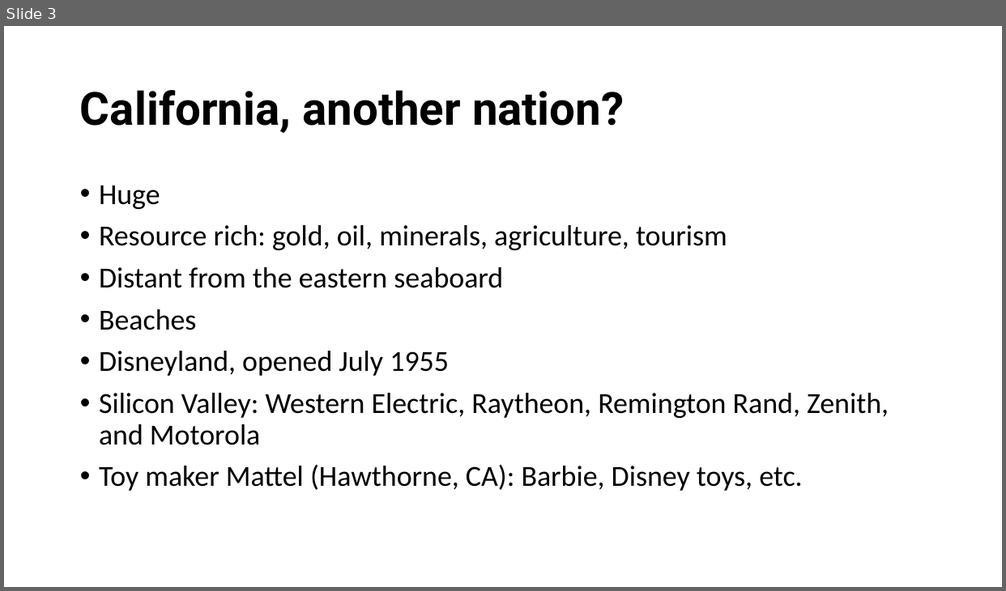
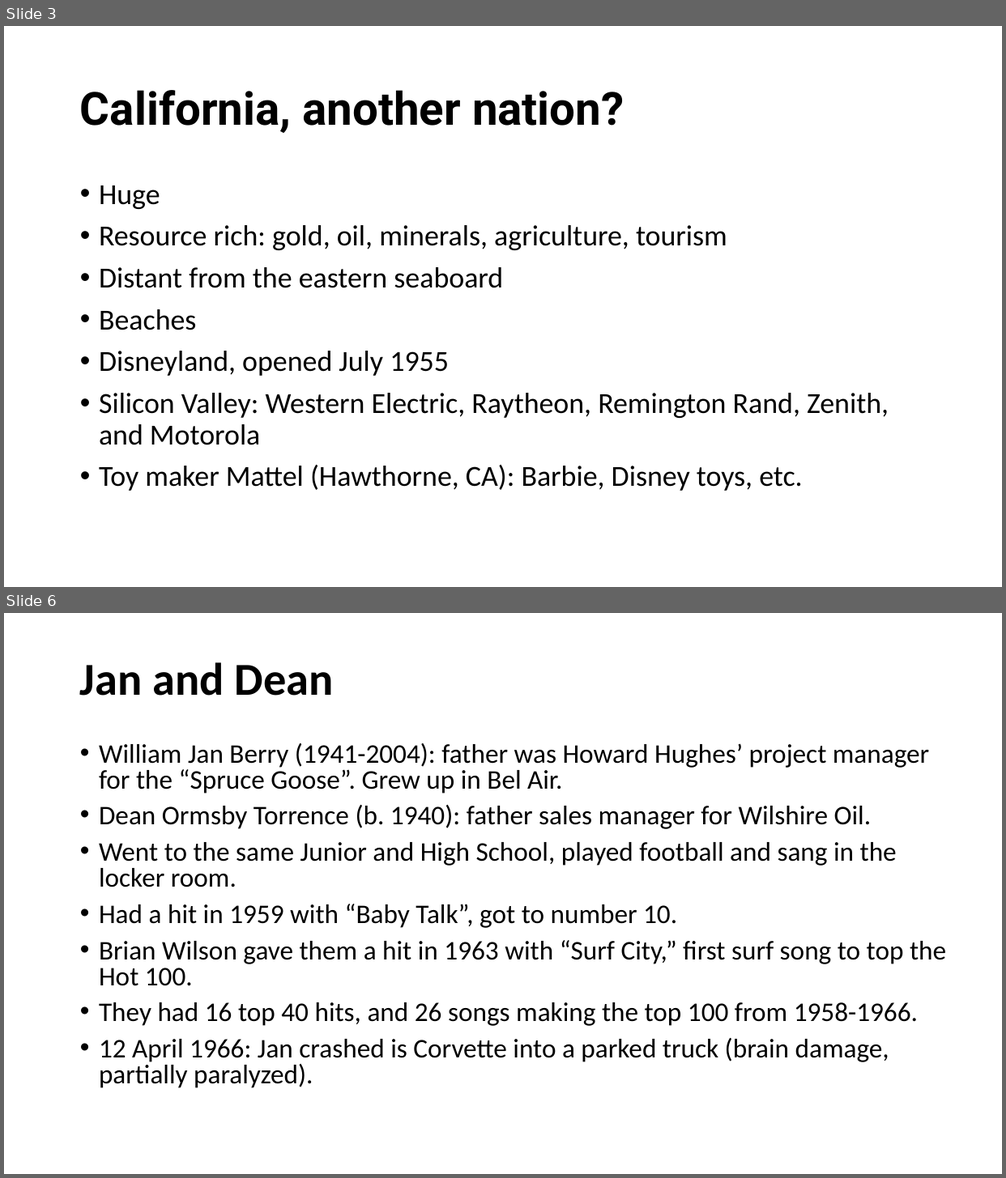
Before and after one commit to mrbaker1917/website, a slide deck: HSTR121/ppts/Beach Boys, Surf Music, and Hot.pptx. Shown one above the other, each under a label of ours: slide 3 before the commit, slides 3 and 6 after it; the slides between them are not shown. The pictures are 1006x591 and 1006x1178 pixels, drawn with LibreOffice and Linux fonts; fonts in the diff are those of the drawing; background and template pictures are left out. Boxes give left, top, right and bottom in pixels: in the first picture for what was removed or moved away, otherwise in the second. Text is boxed around its words. In the diff, an @@ line names an element or a change of style, - is before the commit and + after.

Commit message:
Added to BB and Jan and Dean

```diff
--- a/HSTR121/ppts/Beach Boys, Surf Music, and Hot.pptx
+++ b/HSTR121/ppts/Beach Boys, Surf Music, and Hot.pptx
@@ slide 6 added at <box>4,613,1002,1174</box>, background picture (left out) @@
@@ title added at <box>80,662,334,696</box>, 44 pt, text #000000, bold @@
+Jan and Dean
@@ text added at <box>99,743,946,1088</box>, 25.9 pt, text #000000 @@
+• William Jan Berry (1941-2004): father was Howard Hughes’ project manager for the “Spruce Goose”. Grew up in Bel Air.
+• Dean Ormsby Torrence (b. 1940): father sales manager for Wilshire Oil.
+• Went to the same Junior and High School, played football and sang in the locker room.
+• Had a hit in 1959 with “Baby Talk”, got to number 10.
+• Brian Wilson gave them a hit in 1963 with “Surf City,” first surf song to top the Hot 100.
+• They had 16 top 40 hits, and 26 songs making the top 100 from 1958-1966.
+• 12 April 1966: Jan crashed is Corvette into a parked truck (brain damage, partially paralyzed).
```
Also in this commit, not shown: 5 slides changed, 3 other slides added, 1 slide removed.
